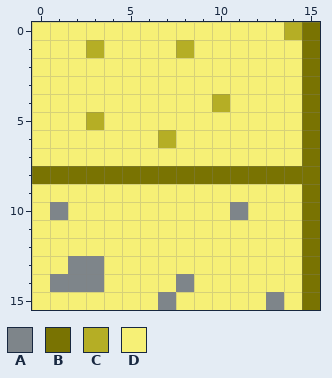
Two states of a pixel-art sprite, Assets/Sprites/Exported/Tilesets/Terrain/Sand/sand01-outline-bottom-right.png. Above, as it was before the edit.
The file is 160x160 pixels, drawn in blocks of 10x10; one block is one cell here.
Palette (. is transparent): A #7e858a  B #797302  C #b5ae25  D #f6f076
Pixels before, first column x 0:
 0 DDDDDDDDDDDDDDCB
 1 DDDCDDDDCDDDDDDB
 2 DDDDDDDDDDDDDDDB
 3 DDDDDDDDDDDDDDDB
 4 DDDDDDDDDDCDDDDB
 5 DDDCDDDDDDDDDDDB
 6 DDDDDDDCDDDDDDDB
 7 DDDDDDDDDDDDDDDB
 8 BBBBBBBBBBBBBBBB
 9 DDDDDDDDDDDDDDDB
10 DADDDDDDDDDADDDB
11 DDDDDDDDDDDDDDDB
12 DDDDDDDDDDDDDDDB
13 DDAADDDDDDDDDDDB
14 DAAADDDDADDDDDDB
15 DDDDDDDADDDDDADB
Once edited:
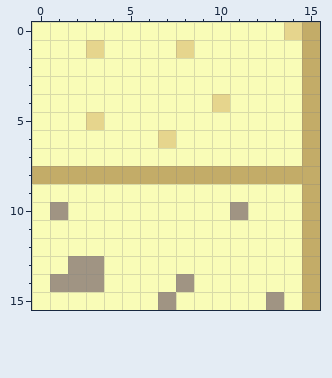
Difference:
colour A: #7e858a -> #a09483
colour B: #797302 -> #c3ac68
colour C: #b5ae25 -> #e6d58d
colour D: #f6f076 -> #f9fcb7
Boxes around the changes in both pictures, in picture pixels (x1, y1, x2, y2):
changed: (32, 22, 320, 310)
